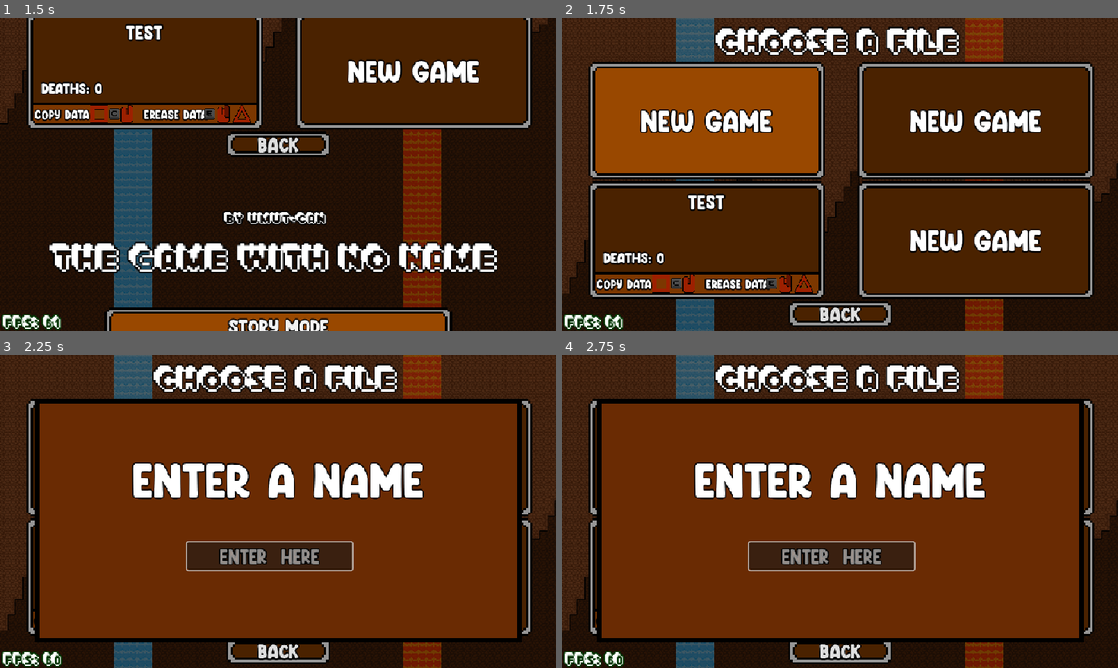
Above: before the commit, frames 1-4 (two rows, left to right).
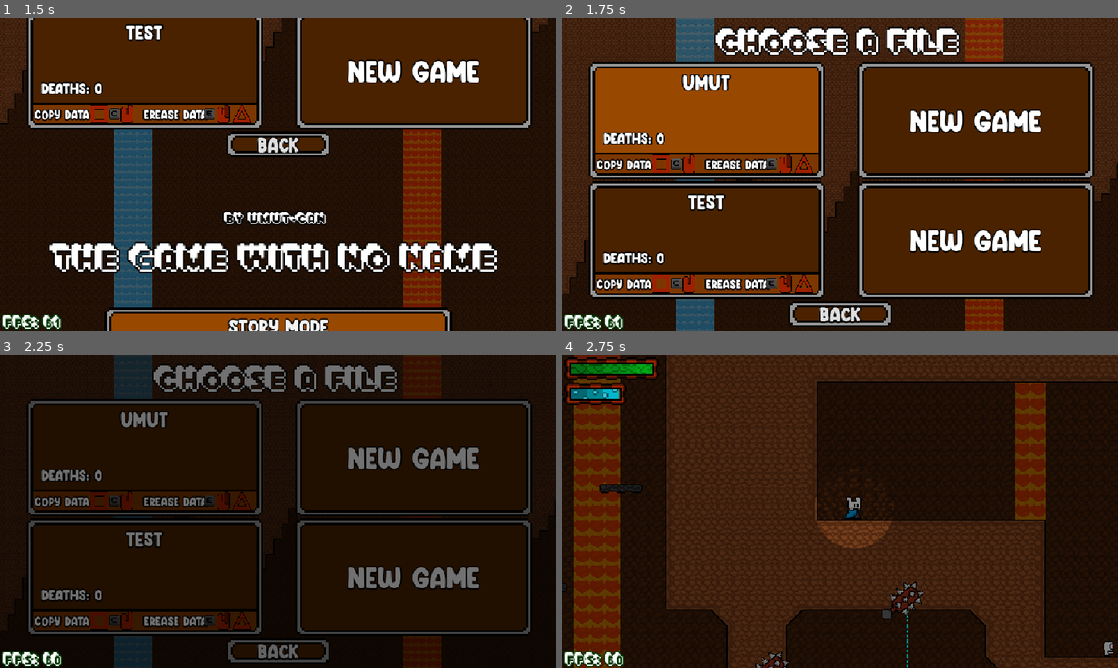
Above: after the commit, the same moments.

Repository: Mokkeyo/The-Game-With-No-Name
Game: Godot game, scene res://Scenes/game_loader.tscn
Same seed, same stepped clock (60 frames per second), same inputs: the game is played once before the commit and once after it. Sound files missing from this copy of the repository are replaced by a short silence.
Inputs (mouse positions are in pixels of both pictures, inside the frame that each line leads up to):
- Up to frame 1 (1.5 s): tap Enter at 0.5 s; move the mouse to (400, 158) at 0.52 s; hold D (player1_right) 0.53-1.25 s; tap C (copy) at 0.6 s; click (400, 158) at 0.67 s; tap Up (player2_jump) at 0.77, 1.07 s; tap Space (enter) at 0.8 s; click "Story Mode" at 1.25 s
- Up to frame 2 (1.75 s): no input
- Up to frame 3 (2.25 s): click "New Game" at 2 s
- Up to frame 4 (2.75 s): no input

Frame 1 is identical in both runs. In frame 2, 4.8% of the frame differs, in the area x 6-47%, y 18-50%; in frame 3, 87%, in the area x 0-100%, y 0-100%; in frame 4, 80%.

Commit message:
fixed lighting and the jumping from the player

Diff:
--- a/The-Game-With-No-Name/GameWithNoName_saveFiles/options.tres
+++ b/The-Game-With-No-Name/GameWithNoName_saveFiles/options.tres
@@ -5,7 +5,7 @@
 [resource]
 script = ExtResource("1_v703a")
 deaths = Array[int]([0, 0, 0, 0])
-vsync = true
+vsync = false
 musicVolume = 1.0
 sfxVolume = inf_neg
 maxVolume = 0.5
@@ -19,4 +19,4 @@
 textboxCount = 13
 textboxCollected = Array[String](["kristall", "buschi0", "shild0", "shild1", "buschi1", "kratos0", "rick0", "kratos1", "rick1", "bossDoor", "kratos2", "rick2", "houseDoor1"])
 achievments = Array[String]([])
-playerName = Array[String](["", "", "test", ""])
+playerName = Array[String](["umut", "", "test", ""])
--- /dev/null
+++ b/The-Game-With-No-Name/GameWithNoName_saveFiles/savegame_1.tres
@@ -0,0 +1,16 @@
+[gd_resource type="Resource" script_class="saveStat" load_steps=2 format=3]
+
+[ext_resource type="Script" path="res://saveStat.gd" id="1_k3q2r"]
+
+[resource]
+script = ExtResource("1_k3q2r")
+levelNumber = 3
+playerHp = Array[float]([100.0, 100.0])
+playerMana = Array[int]([99, 99])
+kristallCount = 0
+kristallCollected = Array[bool]([false, false, false, false, false, false, false, false])
+checkpointPosition = Vector2(328, 140)
+checkpointActive = false
+finished = Array[bool]([false, false, false])
+door = Array[int]([])
+enemysDefeated = Array[String]([])
--- a/The-Game-With-No-Name/GameWithNoName_saveFiles/savegame_3.tres
+++ b/The-Game-With-No-Name/GameWithNoName_saveFiles/savegame_3.tres
@@ -4,12 +4,12 @@
 
 [resource]
 script = ExtResource("1_xo7fg")
-levelNumber = 1
+levelNumber = 2
 playerHp = Array[float]([100.0, 100.0])
 playerMana = Array[int]([99, 99])
 kristallCount = 0
 kristallCollected = Array[bool]([false, false, false, false, false, false, false, false])
-checkpointPosition = Vector2(951, 392)
+checkpointPosition = Vector2(178, 70)
 checkpointActive = false
 finished = Array[bool]([false, false, false])
 door = Array[int]([])
--- a/The-Game-With-No-Name/Level/level_1.tscn
+++ b/The-Game-With-No-Name/Level/level_1.tscn
@@ -39,7 +39,7 @@
 tile_map_data = PackedByteArray("AAA7AAEAAgAAAAAAAAA7AAIAAgAAAAAAAAA7AAMAAgAAAAAAAAA7AAQAAgAAAAAAAAA7AAUAAgAAAAAAAAA7AA …(3376 unchanged characters)…
 
 [node name="Torch" parent="TileMaps" instance=ExtResource("10")]
-tile_map_data = PackedByteArray("AAAxABkAAAAAAAAAAQAqAAUAAAAAAAAAAQAxAAUAAAAAAAAAAQBBAAUAAAAAAAAAAQBHAAUAAAAAAAAAAQBYAAUAAAAAAAAAAQBeAAUAAAAAAAAAAQBKACgAAAAAAAAAAQA+ACgAAAAAAAAAAQAuACgAAAAAAAAAAQBJABkAAAAAAAAAAQBVACgAAAAAAAAAAQA=")
+tile_map_data = PackedByteArray("AAAxABkAAAAAAAAAAQAqAAUAAAAAAAAAAQBBAAUAAAAAAAAAAQBHAAUAAAAAAAAAAQBYAAUAAAAAAAAAAQBeAAUAAAAAAAAAAQBKACgAAAAAAAAAAQA+ACgAAAAAAAAAAQAuACgAAAAAAAAAAQBJABkAAAAAAAAAAQAxAAUAAAAAAAAAAQA=")
 
 [node name="Level" parent="TileMaps" instance=ExtResource("6")]
 tile_map_data = PackedByteArray("AABIABEACwADAAMAAABIABAACwADAAIAAABIAA8ACwADAAIAAABIAA4ACwADAAIAAABIAA0ACwADAAIAAABIAA …(83520 unchanged characters)…
--- a/The-Game-With-No-Name/Player/Scripts/player_script.gd
+++ b/The-Game-With-No-Name/Player/Scripts/player_script.gd
@@ -254,7 +254,17 @@
 		buffered_jump = true
 		jumpBufferTimer.start(0.15)
 
-		if on_floor or not coyoteTimer.is_stopped() or lavaWaterDetector.inWater or grabZone.rope_part:
+		if lavaWaterDetector.inWater:
+			jump(WATER_JUMP if not on_floor else WATER_FLOOR_JUMP)
+			return
+
+		if grabZone.rope_part:
+			grabZone.rope_part = null
+			grabZone.timer.start()
+			jump(JUMP_POWER)
+			return
+
+		if on_floor or not coyoteTimer.is_stopped():
 			jump(JUMP_POWER)
 			return
 
@@ -264,12 +274,12 @@
 			return
 
 		if can_doublejump and coyoteTimer.is_stopped() and not is_on_floor():
-			velocity.y = 0
 			can_doublejump = false
 			jump(JUMP_POWER)
 
 
 func jump(jump_power: float) -> void:
+	velocity.y = 0
 	velocity.y -= jump_power
 	buffered_jump = false
 	coyoteTimer.stop()
--- a/The-Game-With-No-Name/Scenes/light.tscn
+++ b/The-Game-With-No-Name/Scenes/light.tscn
@@ -3,10 +3,9 @@
 [ext_resource type="Script" uid="uid://dn6pegp60veof" path="res://Scripts/light.gd" id="1"]
 [ext_resource type="Texture2D" uid="uid://mtura4m6ca8e" path="res://Objects/Textures/light.png" id="2"]
 
-[node name="PointLight2D" type="PointLight2D"]
+[node name="PointLight2D" type="PointLight2D" groups=["Light"]]
 process_mode = 3
 show_behind_parent = true
 color = Color(1, 1, 1, 0.705882)
-shadow_enabled = true
 texture = ExtResource("2")
 script = ExtResource("1")
--- a/The-Game-With-No-Name/Scenes/torch.tscn
+++ b/The-Game-With-No-Name/Scenes/torch.tscn
@@ -47,3 +47,4 @@
 
 [node name="PointLight2D" parent="." instance=ExtResource("3_dnv1b")]
 position = Vector2(0, -5)
+shadow_enabled = false
--- a/The-Game-With-No-Name/Scripts/game.tres.gd
+++ b/The-Game-With-No-Name/Scripts/game.tres.gd
@@ -26,6 +26,7 @@
 	check_for_door()
 	set_player_positions()
 	on_player_count_changed()
+	G.darkness_changed.connect(_on_darkness_changed)
 	print("Ready duration: ", Time.get_ticks_msec() - start_time, "ms")
 
 
@@ -166,6 +167,9 @@
 func change_boss_label() -> void:
 	boss_label.text = G.bossLabel
 
+func _on_darkness_changed() -> void:
+	for obj: Light in get_tree().get_nodes_in_group("Light"):
+		obj.change_darkness()
 
 func _on_respawnTimer_timeout() -> void:
 	for i: int in range(G.playerAlive.size()):
--- a/The-Game-With-No-Name/Scripts/light.gd
+++ b/The-Game-With-No-Name/Scripts/light.gd
@@ -1,8 +1,8 @@
 extends PointLight2D
+class_name Light
 
 func _ready() -> void:
 	visible = true
-	G.darkness_changed.connect(change_darkness)
 	change_darkness()
 
 func change_darkness() -> void:
--- a/The-Game-With-No-Name/Scripts/save_stat.gd
+++ b/The-Game-With-No-Name/Scripts/save_stat.gd
@@ -67,7 +67,6 @@
 		G.path = saveState
 		copy_data()
 	if not state == States.Nothing and Input.is_action_just_pressed("back"):
-		menu.set_process_unhandled_input(false)
 		hide_delete_copy_conformation()
 
 
@@ -90,25 +89,20 @@
 		show_delete_copy_conformation("copy data?")
 	else:
 		release_focus()
-		menu.set_process_unhandled_input(true)
 		state = States.EnteringName
 		menu.start_game()
-		menu.set_process(false)
 
 
 func erease_data() -> void:
-	menu.set_process(false)
 	state = States.Ereasing
 	show_delete_copy_conformation("delete data?")
 
 
 func copy_data() -> void:
-	menu.set_process(false)
 	menu.copy_data_from_save = saveState
 	menu.show_copy_data_text()
 	G.load_data()
 	state = States.Copying
-
 
 
 func show_yes_ping(visibility: bool) -> void:
@@ -172,5 +166,7 @@
 
 
 func _on_pressed() -> void:
+	print("button pressed")
 	if state == States.Nothing:
+		print("starting")
 		start_game_or_copy()
--- a/The-Game-With-No-Name/Scripts/save_stats_menu.gd
+++ b/The-Game-With-No-Name/Scripts/save_stats_menu.gd
@@ -13,12 +13,15 @@
 var copy_data_from_save: int
 
 func _unhandled_input(event: InputEvent) -> void:
-	super._unhandled_input(event)
-	if Input.is_action_just_pressed("back"):
-		var path: int = G.path - 1
-		save_stats[path].grab_focus()
+	var path: int = G.path - 1
+	var save_stat: SaveStateButton = save_stats[path]
+	if save_stat.state == save_stat.States.Nothing:
+		super._unhandled_input(event)
+
+	if Input.is_action_just_pressed("back") and name_enterer.visible:
+		save_stat.grab_focus()
+		save_stat.state = save_stat.States.Nothing
 		name_enterer.visible = false
-		set_process_unhandled_input(false)
 
 
 func show_normal_text() -> void:
--- a/The-Game-With-No-Name/project.godot
+++ b/The-Game-With-No-Name/project.godot
@@ -86,6 +86,7 @@
 
 NPC="Alle, die eine Textbox laden"
 respawnable="this group is for objects, who need to be reset after player died"
+Light=""
 
 [gui]
 
Not shown, added: The-Game-With-No-Name/addons/godot-rapier2d/Fluid2D.svg
Not shown, added: The-Game-With-No-Name/addons/godot-rapier2d/Fluid2D.svg.import
Not shown, added: The-Game-With-No-Name/addons/godot-rapier2d/Radial2D.svg
Not shown, added: The-Game-With-No-Name/addons/godot-rapier2d/Radial2D.svg.import
Not shown, added: The-Game-With-No-Name/addons/godot-rapier2d/THIRDPARTY.txt
Not shown, added: The-Game-With-No-Name/addons/godot-rapier2d/circle_mesh.tres
Not shown, added: The-Game-With-No-Name/addons/godot-rapier2d/faucet_2d.gd
Not shown, added: The-Game-With-No-Name/addons/godot-rapier2d/faucet_2d.gd.uid
Not shown, added: The-Game-With-No-Name/addons/godot-rapier2d/fluid_2d_circle.gd
Not shown, added: The-Game-With-No-Name/addons/godot-rapier2d/fluid_2d_circle.gd.uid
Not shown, added: The-Game-With-No-Name/addons/godot-rapier2d/fluid_2d_rectangle.gd
Not shown, added: The-Game-With-No-Name/addons/godot-rapier2d/fluid_2d_rectangle.gd.uid
(and 36 more such lines)
